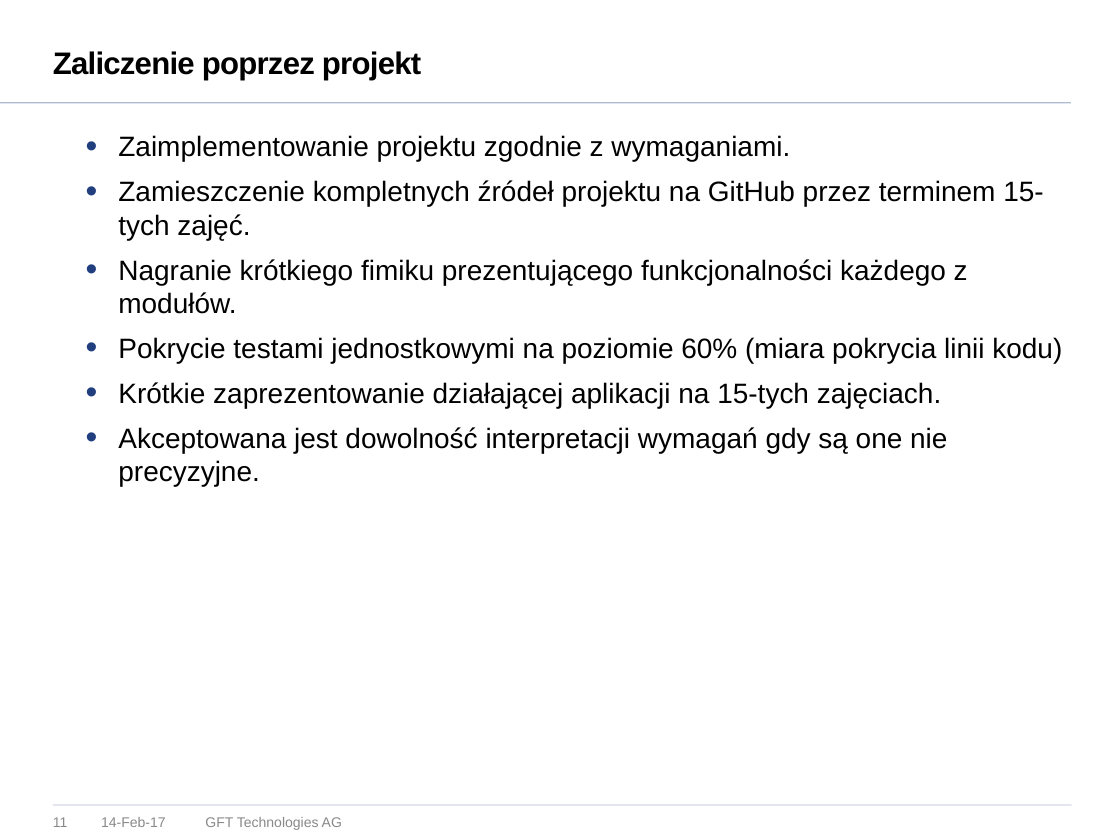
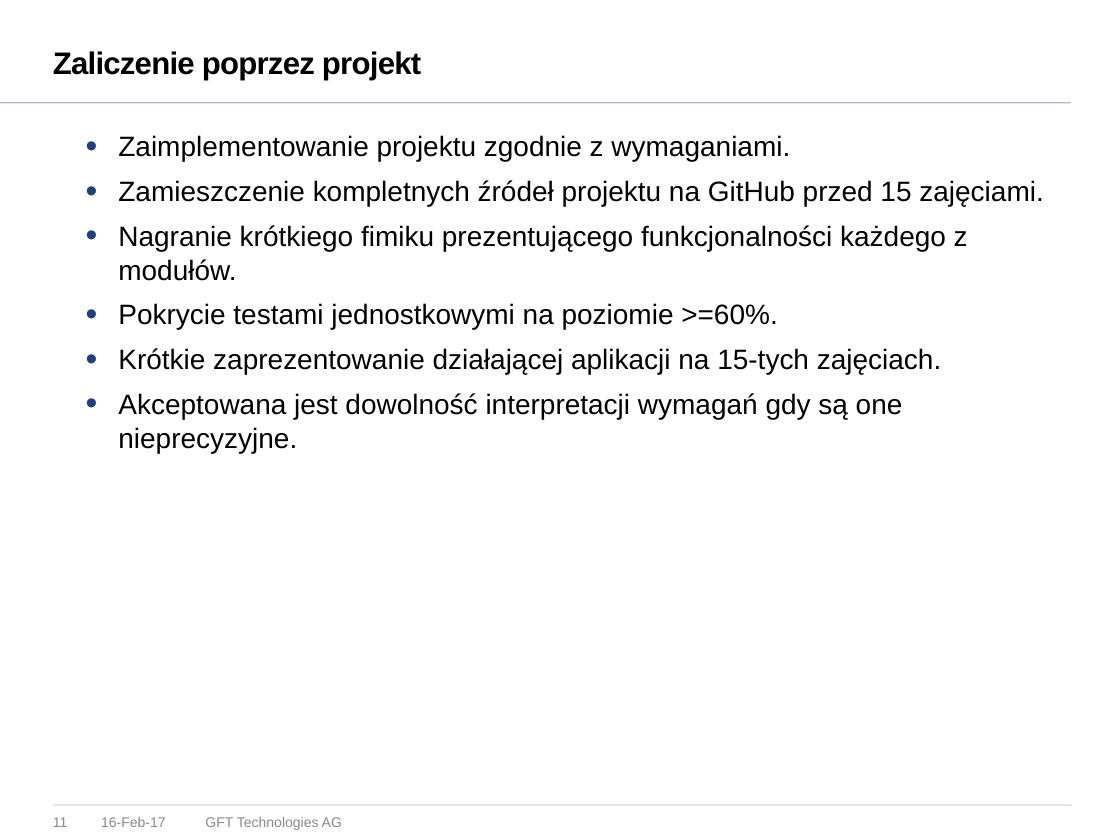
Before and after one commit to vego1mar/exercise0, a slide deck: slide 11 of WDSR - zarys programu.pptx. Drawn at 1120x840 pixels with LibreOffice and Linux fonts; fonts in the diff are those of the drawing; background and template pictures are left out. Boxes give left, top, right and bottom in pixels: in the first picture for what was removed or moved away, otherwise in the second. Text is boxed around its words. In the diff, an @@ line names an element or a change of style, - is before the commit and + after.

```diff
--- a/WDSR - zarys programu.pptx
+++ b/WDSR - zarys programu.pptx
@@ text at (x1=118, y1=180, x2=1043, y2=206): text changed @@
-  • Zamieszczenie kompletnych źródeł projektu na GitHub przez terminem 15-tych zajęć.
+  • Zamieszczenie kompletnych źródeł projektu na GitHub przed 15 zajęciami.
@@ text at (x1=118, y1=303, x2=777, y2=330): text changed @@
-  • Pokrycie testami jednostkowymi na poziomie 60% (miara pokrycia linii kodu)
+  • Pokrycie testami jednostkowymi na poziomie >=60%.
@@ text at (x1=118, y1=393, x2=903, y2=453): spaces changed @@
-  • Akceptowana jest dowolność interpretacji wymagań gdy są one nie precyzyjne.
+  • Akceptowana jest dowolność interpretacji wymagań gdy są one nieprecyzyjne.
@@ text at (x1=101, y1=817, x2=166, y2=827): text changed @@
-14-Feb-17
+16-Feb-17
```
Also in this commit, not shown: 13 other slides changed.
